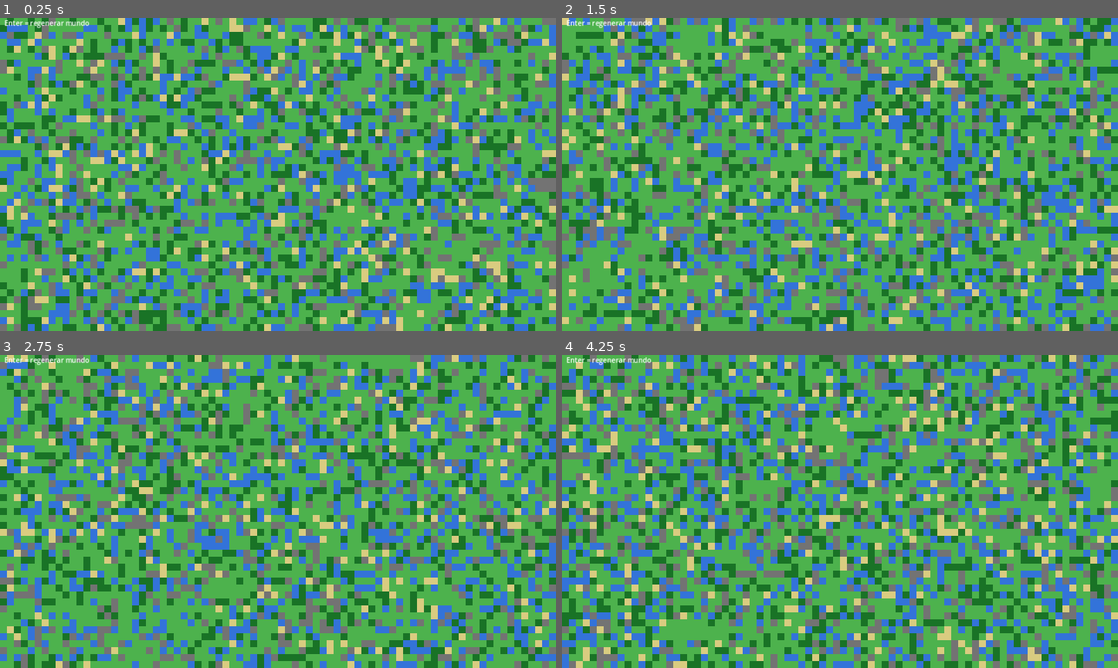
Above: before the commit, frames 1-4 (two rows, left to right).
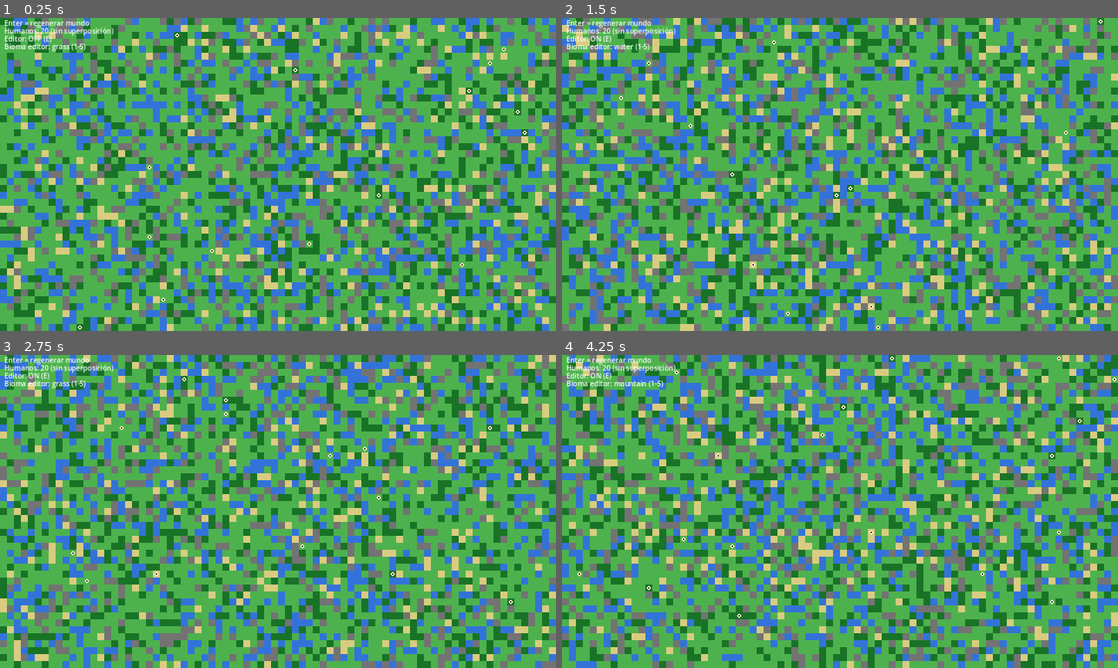
Above: after the commit, the same moments.

Repository: scastorina/civilizatio
Game: Godot game, scene res://scenes/Main.tscn
Same seed, same stepped clock (60 frames per second), same inputs: the game is played once before the commit and once after it.
Inputs (mouse positions are in pixels of both pictures, inside the frame that each line leads up to):
- Up to frame 1 (0.25 s): no input
- Up to frame 2 (1.5 s): tap Enter (ui_accept) at 0.5, 0.77, 1.07 s; move the mouse to (962, 158) at 0.52 s; tap E at 0.6 s; click (962, 158) at 0.67 s; tap 1 at 0.8, 1.35 s; move the mouse to (728, 190) at 1.27 s; click (728, 190) at 1.42 s
- Up to frame 3 (2.75 s): tap Enter (ui_accept) at 1.52, 1.82 s; tap 2 at 1.55, 2.1 s; move the mouse to (333, 442) at 2.02 s; click (333, 442) at 2.17 s; tap 3 at 2.3 s
- Up to frame 4 (4.25 s): tap Enter (ui_accept) at 2.75, 3.02, 3.32, 3.77, 4.07 s; move the mouse to (812, 574) at 2.77 s; tap 3 at 2.85 s; click (812, 574) at 2.92 s; tap 4 at 3.05, 3.6 s; move the mouse to (1006, 558) at 3.52 s; click (1006, 558) at 3.67 s; tap 5 at 3.8 s

The runs differ from the first frame. In frame 1, 71% of the frame differs, in the area x 0-100%, y 0-100%; in frame 2, 70%; in frame 3, 69%; in frame 4, 71%.

Commit message:
Fix GDScript type inference for editor biome selection

Diff:
--- /dev/null
+++ b/scripts/Human.gd
@@ -0,0 +1,46 @@
+extends Node2D
+class_name Human
+
+var grid_position: Vector2i = Vector2i.ZERO
+var tile_size: int = 16
+
+func setup(p_grid_position: Vector2i, p_tile_size: int) -> void:
+	grid_position = p_grid_position
+	tile_size = p_tile_size
+	_update_world_position()
+	queue_redraw()
+
+func choose_next_cell(grid: WorldGrid, rng: RandomNumberGenerator, occupied: Dictionary) -> Vector2i:
+	var directions: Array[Vector2i] = [
+		Vector2i(1, 0),
+		Vector2i(-1, 0),
+		Vector2i(0, 1),
+		Vector2i(0, -1),
+		Vector2i.ZERO,
+	]
+	for i in range(directions.size() - 1, 0, -1):
+		var j := rng.randi_range(0, i)
+		var temp: Vector2i = directions[i]
+		directions[i] = directions[j]
+		directions[j] = temp
+
+	for dir in directions:
+		var next := grid_position + dir
+		if not grid.is_walkable(next):
+			continue
+		var key := "%s:%s" % [next.x, next.y]
+		if occupied.has(key):
+			continue
+		return next
+	return grid_position
+
+func set_grid_position(next: Vector2i) -> void:
+	grid_position = next
+	_update_world_position()
+
+func _update_world_position() -> void:
+	position = Vector2((grid_position.x + 0.5) * tile_size, (grid_position.y + 0.5) * tile_size)
+
+func _draw() -> void:
+	draw_circle(Vector2.ZERO, tile_size * 0.28, Color(1.0, 0.92, 0.80))
+	draw_circle(Vector2.ZERO, tile_size * 0.14, Color(0.20, 0.15, 0.12))
--- a/scripts/Main.gd
+++ b/scripts/Main.gd
@@ -3,44 +3,133 @@
 const TILE_SIZE := 16
 const WORLD_WIDTH := 96
 const WORLD_HEIGHT := 54
+const HUMAN_COUNT := 20
+const MOVE_TICK_SECONDS := 0.35
+const BIOMES: Array[String] = ["water", "sand", "grass", "forest", "mountain"]
 
 var rng := RandomNumberGenerator.new()
-var world: Array = []
+var world_grid := WorldGrid.new(WORLD_WIDTH, WORLD_HEIGHT)
+var humans: Array[Human] = []
+var move_tick_accumulator := 0.0
+
+var editor_enabled := false
+var selected_biome_idx := 2
 
 func _ready() -> void:
 	rng.randomize()
-	_generate_world()
+	_regenerate_world()
+
+func _process(delta: float) -> void:
+	if Input.is_action_just_pressed("ui_accept"):
+		_regenerate_world()
+
+	if editor_enabled:
+		return
+
+	move_tick_accumulator += delta
+	while move_tick_accumulator >= MOVE_TICK_SECONDS:
+		move_tick_accumulator -= MOVE_TICK_SECONDS
+		_move_humans()
+
+func _unhandled_input(event: InputEvent) -> void:
+	if event is InputEventKey and event.pressed and not event.echo:
+		_handle_editor_hotkeys(event.keycode)
+
+	if not editor_enabled:
+		return
+
+	if event is InputEventMouseButton and event.pressed and event.button_index == MOUSE_BUTTON_LEFT:
+		var cell := _mouse_to_cell(event.position)
+		if not world_grid.is_in_bounds(cell):
+			return
+		var biome: String = BIOMES[selected_biome_idx]
+		if (biome == "water" or biome == "mountain") and _has_human_in_cell(cell):
+			return
+		world_grid.set_biome(cell, biome)
+		queue_redraw()
+
+func _handle_editor_hotkeys(keycode: int) -> void:
+	match keycode:
+		KEY_E:
+			editor_enabled = not editor_enabled
+			queue_redraw()
+		KEY_1:
+			selected_biome_idx = 0
+			queue_redraw()
+		KEY_2:
+			selected_biome_idx = 1
+			queue_redraw()
+		KEY_3:
+			selected_biome_idx = 2
+			queue_redraw()
+		KEY_4:
+			selected_biome_idx = 3
+			queue_redraw()
+		KEY_5:
+			selected_biome_idx = 4
+			queue_redraw()
+
+func _regenerate_world() -> void:
+	move_tick_accumulator = 0.0
+	world_grid.generate()
+	_spawn_humans()
 	queue_redraw()
 
-func _process(_delta: float) -> void:
-	if Input.is_action_just_pressed("ui_accept"):
-		_generate_world()
-		queue_redraw()
+func _spawn_humans() -> void:
+	for human in humans:
+		human.queue_free()
+	humans.clear()
 
-func _generate_world() -> void:
-	world.clear()
-	for y in range(WORLD_HEIGHT):
-		var row: Array = []
-		for x in range(WORLD_WIDTH):
-			var value := rng.randf()
-			if value < 0.18:
-				row.append("water")
-			elif value < 0.24:
-				row.append("sand")
-			elif value < 0.72:
-				row.append("grass")
-			elif value < 0.88:
-				row.append("forest")
-			else:
-				row.append("mountain")
-		world.append(row)
+	var walkable_cells := world_grid.get_all_walkable_cells()
+	_shuffle_vector2i_array(walkable_cells)
+
+	var spawn_count := mini(HUMAN_COUNT, walkable_cells.size())
+	for i in range(spawn_count):
+		var human := Human.new()
+		human.setup(walkable_cells[i], TILE_SIZE)
+		add_child(human)
+		humans.append(human)
+
+func _move_humans() -> void:
+	var occupied := {}
+	for human in humans:
+		occupied[_cell_key(human.grid_position)] = true
+
+	for human in humans:
+		occupied.erase(_cell_key(human.grid_position))
+		var next := human.choose_next_cell(world_grid, rng, occupied)
+		human.set_grid_position(next)
+		occupied[_cell_key(next)] = true
 
 func _draw() -> void:
-	for y in range(WORLD_HEIGHT):
-		for x in range(WORLD_WIDTH):
-			var biome: String = world[y][x]
+	for y in range(world_grid.height):
+		for x in range(world_grid.width):
+			var biome := world_grid.get_biome(Vector2i(x, y))
 			draw_rect(Rect2(x * TILE_SIZE, y * TILE_SIZE, TILE_SIZE, TILE_SIZE), _biome_color(biome))
+
 	draw_string(ThemeDB.fallback_font, Vector2(10, 18), "Enter = regenerar mundo", HORIZONTAL_ALIGNMENT_LEFT, -1, 16)
+	draw_string(ThemeDB.fallback_font, Vector2(10, 36), "Humanos: %s (sin superposición)" % humans.size(), HORIZONTAL_ALIGNMENT_LEFT, -1, 16)
+	draw_string(ThemeDB.fallback_font, Vector2(10, 54), "Editor: %s (E)" % ("ON" if editor_enabled else "OFF"), HORIZONTAL_ALIGNMENT_LEFT, -1, 16)
+	draw_string(ThemeDB.fallback_font, Vector2(10, 72), "Bioma editor: %s (1-5)" % BIOMES[selected_biome_idx], HORIZONTAL_ALIGNMENT_LEFT, -1, 16)
+
+func _mouse_to_cell(mouse_pos: Vector2) -> Vector2i:
+	return Vector2i(int(floor(mouse_pos.x / TILE_SIZE)), int(floor(mouse_pos.y / TILE_SIZE)))
+
+func _has_human_in_cell(cell: Vector2i) -> bool:
+	for human in humans:
+		if human.grid_position == cell:
+			return true
+	return false
+
+func _shuffle_vector2i_array(items: Array[Vector2i]) -> void:
+	for i in range(items.size() - 1, 0, -1):
+		var j := rng.randi_range(0, i)
+		var tmp := items[i]
+		items[i] = items[j]
+		items[j] = tmp
+
+func _cell_key(cell: Vector2i) -> String:
+	return "%s:%s" % [cell.x, cell.y]
 
 func _biome_color(biome: String) -> Color:
 	match biome:
--- /dev/null
+++ b/scripts/WorldGrid.gd
@@ -0,0 +1,59 @@
+extends RefCounted
+class_name WorldGrid
+
+var width: int
+var height: int
+
+var _rng := RandomNumberGenerator.new()
+var _tiles: Array = []
+
+func _init(p_width: int, p_height: int) -> void:
+	width = p_width
+	height = p_height
+	_rng.randomize()
+
+func generate() -> void:
+	_tiles.clear()
+	for y in range(height):
+		var row: Array = []
+		for x in range(width):
+			var value := _rng.randf()
+			if value < 0.18:
+				row.append("water")
+			elif value < 0.24:
+				row.append("sand")
+			elif value < 0.72:
+				row.append("grass")
+			elif value < 0.88:
+				row.append("forest")
+			else:
+				row.append("mountain")
+		_tiles.append(row)
+
+func get_biome(cell: Vector2i) -> String:
+	if not is_in_bounds(cell):
+		return ""
+	return _tiles[cell.y][cell.x]
+
+func set_biome(cell: Vector2i, biome: String) -> void:
+	if not is_in_bounds(cell):
+		return
+	_tiles[cell.y][cell.x] = biome
+
+func is_in_bounds(cell: Vector2i) -> bool:
+	return cell.x >= 0 and cell.y >= 0 and cell.x < width and cell.y < height
+
+func is_walkable(cell: Vector2i) -> bool:
+	if not is_in_bounds(cell):
+		return false
+	var biome: String = get_biome(cell)
+	return biome != "water" and biome != "mountain"
+
+func get_all_walkable_cells() -> Array[Vector2i]:
+	var walkable: Array[Vector2i] = []
+	for y in range(height):
+		for x in range(width):
+			var cell := Vector2i(x, y)
+			if is_walkable(cell):
+				walkable.append(cell)
+	return walkable
Not shown, changed: README.md
